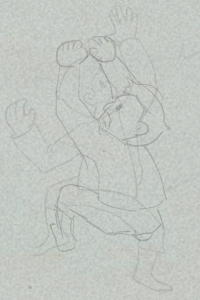
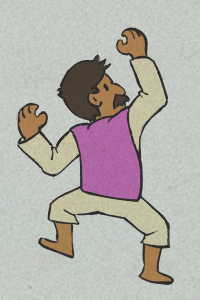
The second 200 × 300 image is a revision of the first. Changes to its layers:
hid "ink_end_01 copy" over bbox(49, 47, 151, 249)
hid "ink_end_01", opacity 20% → 100% over bbox(49, 35, 170, 252)
hid "ink_08", opacity 10% → 100% over bbox(4, 4, 174, 292)
showed "ink_01" over bbox(15, 27, 174, 285)
showed "col_01" over bbox(17, 26, 174, 286)
